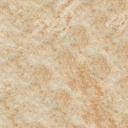
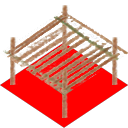
Comparing the layer stacks of the two (128, 128) images. Changes:
added layer "_pier_build" above "_pier" over [0, 5, 128, 118]
hid "_sand" over [0, 0, 128, 128]
added layer "Layer 1" above "temp_pier copy" over [0, 42, 128, 128]
hid "Background", painted on it over [0, 0, 128, 128]
